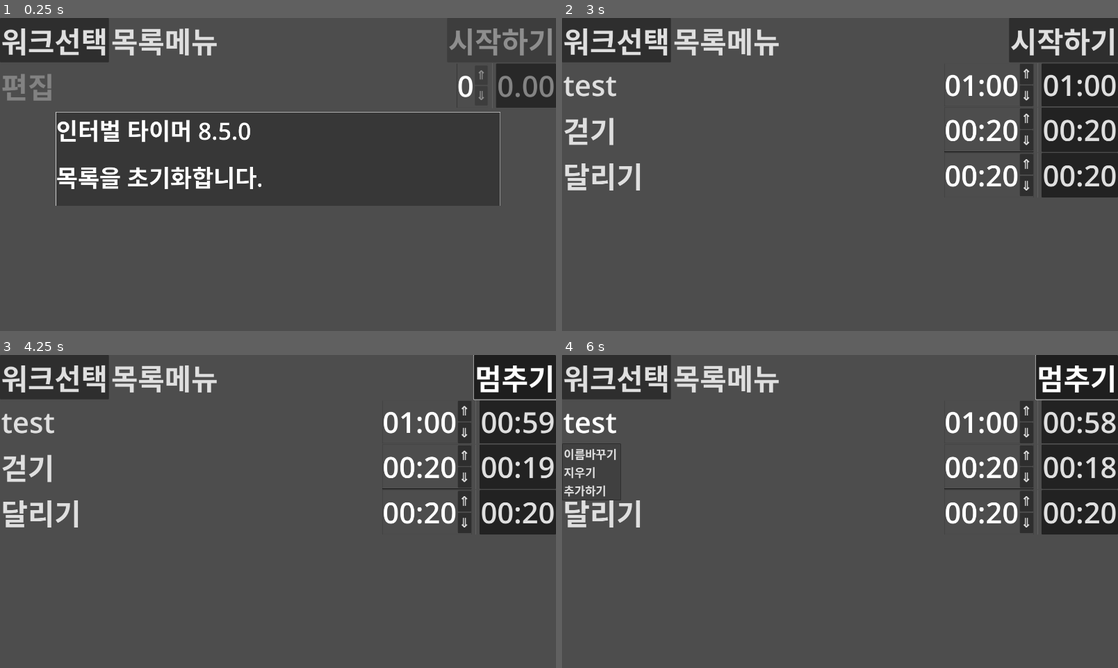
Above: before the commit, frames 1-4 (two rows, left to right).
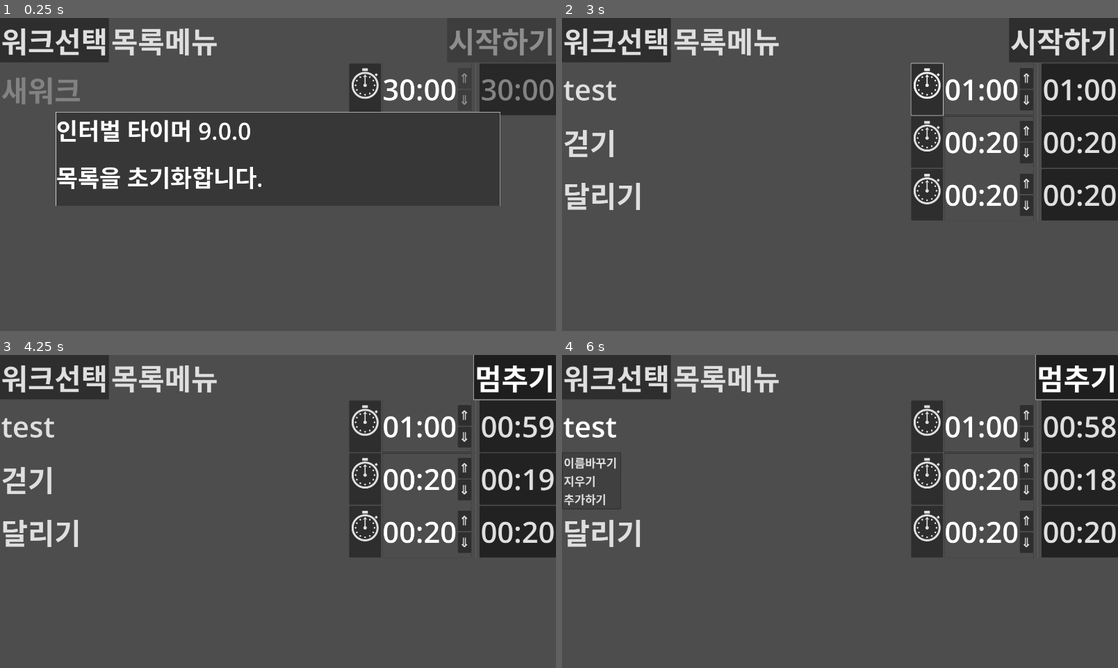
Above: after the commit, the same moments.

Repository: kasworld/maranic
Game: Godot game, scene res://main.tscn
Two runs of this game, one before a commit and one after it. Both use one fixed random seed, a clock stepped at 60 frames per second and the inputs below.
Inputs (mouse positions are in pixels of both pictures, inside the frame that each line leads up to):
- Up to frame 1 (0.25 s): no input
- Up to frame 2 (3 s): click (928, 89) at 0.5 s, where only the run after the commit has a clickable "⏱"; click (928, 89) at 1.25 s, where only the run after the commit has a clickable "⏳"; click "워크선택" at 2 s; click "목록메뉴" at 2.75 s
- Up to frame 3 (4.25 s): click "시작하기" at 3.5 s
- Up to frame 4 (6 s): click "멈추기" at 4.25 s; click "시작하기" at 5 s; click "test" at 5.75 s

The runs differ from the first frame. In frame 1, 2.9% of the frame differs, in the area x 0-100%, y 14-40%; in frame 2, 9.7%; in frame 3, 9.7%; in frame 4, 9.9%, in the area x 0-100%, y 14-65%.
Error in both runs: Invalid access of index '0' on a base object of type: 'PackedStringArray'. (res://main.gd:8)

Commit message:
prepare work by stopwatch

Diff:
--- a/main.gd
+++ b/main.gd
@@ -23,13 +23,14 @@
 func _ready() -> void:
 	var vp_rect = get_viewport_rect()
 	var msgrect = Rect2( vp_rect.size.x * 0.1 ,vp_rect.size.y * 0.3 , vp_rect.size.x * 0.8 , vp_rect.size.y * 0.3 )
-	$TimedMessage.init(msgrect, tr("인터벌 타이머 8.5.0"))
+	$TimedMessage.init(msgrect, tr("인터벌 타이머 9.0.0"))
 	WorkListMenuButton.get_popup().theme = preload("res://menulist_theme.tres")
 	CmdMenuButton.get_popup().theme = preload("res://menulist_theme.tres")
 	WorkListMenuButton.get_popup().index_pressed.connect(work_list_menu_index_pressed)
 	CmdMenuButton.get_popup().index_pressed.connect(cmd_menu_index_pressed)
 	reset_work_list()
 	work_list2work_list_menu()
+	MasterWorkNode.init(0,WorkList.SubWork.new(["새워크", 60*30]))
 	MasterWorkNode.disable_buttons(true)
 	subwork_connect(MasterWorkNode)
 
--- a/subwork_node.gd
+++ b/subwork_node.gd
@@ -15,21 +15,22 @@
 	subwork = sw
 	$NameEdit.text = subwork.name
 	$MenuButton.text = subwork.name
+	$MenuButton.get_popup().theme = preload("res://menulist_theme.tres")
+	$MenuButton.get_popup().index_pressed.connect(_on_menu_index_pressed)
 	$TimeRecorder.init(i, fsize, TickLib.tick2stri)
 	$TimeRecorder.set_initial_sec(subwork.second)
-	$TimeEdit.init(fsize, TickLib.tick2stri)
-	$TimeEdit.set_limits( 0,true,subwork.second,99,false)
-	$MenuButton.get_popup().theme = preload("res://menulist_theme.tres")
-	$MenuButton.get_popup().index_pressed.connect(_on_menu_index_pressed)
 	$TimeRecorder.overrun.connect(_on_timerecorder_overrun)
-	$TimeEdit.value_changed.connect(_on_edit_value_changed)
+	$IntEdit.init(fsize, TickLib.tick2stri)
+	$IntEdit.set_limits( 0,true,subwork.second,99,false)
+	$IntEdit.value_changed.connect(_on_edit_value_changed)
+	$ToggleButton.theme.default_font_size = fsize
 
 func _on_timerecorder_overrun(v:float)->void:
 	time_reached.emit(subwork_index, v)
 	reset_time()
 
 func _on_edit_value_changed() ->void:
-	subwork.second = $TimeEdit.get_value()
+	subwork.second = $IntEdit.get_value()
 	if subwork.second < 0 :
 		subwork.second = 0
 	$TimeRecorder.set_initial_sec(subwork.second)
@@ -39,7 +40,7 @@
 	subwork_index = -1
 	subwork = null
 	$NameEdit.text = ""
-	$TimeEdit.set_init_value(0)
+	$IntEdit.set_init_value(0)
 	$TimeRecorder.set_initial_sec(0)
 
 func reset_time()->void:
@@ -55,7 +56,7 @@
 
 func disable_buttons(b :bool)->void:
 	$MenuButton.disabled = b
-	$TimeEdit.disable_buttons(b)
+	$IntEdit.disable_buttons(b)
 	$TimeRecorder.disable_buttons(b)
 
 func get_label_text()->String:
@@ -90,3 +91,13 @@
 
 func _on_name_edit_focus_entered() -> void:
 	edit_name( true)
+
+func _on_toggle_button_toggled(toggled_on: bool) -> void:
+	if toggled_on:
+		$ToggleButton.text = "⏳"
+		$IntEdit.disable_buttons(false)
+	else:
+		$ToggleButton.text = "⏱"
+		$IntEdit.disable_buttons(true)
+		$TimeRecorder.set_stopwatch()
+		$IntEdit.set_init_value(0)
--- a/subwork_node.tscn
+++ b/subwork_node.tscn
@@ -1,10 +1,12 @@
-[gd_scene load_steps=6 format=3 uid="uid://dvgdal4hlx1ws"]
+[gd_scene load_steps=7 format=3 uid="uid://dvgdal4hlx1ws"]
 
 [ext_resource type="Script" path="res://subwork_node.gd" id="1_mqriv"]
 [ext_resource type="Theme" uid="uid://i63124txlj1h" path="res://label_theme.tres" id="2_dbx7h"]
 [ext_resource type="Theme" uid="uid://ppd28w7sx5wa" path="res://button_theme.tres" id="3_u1yx1"]
 [ext_resource type="PackedScene" uid="uid://dllxbmyyau3u5" path="res://int_edit/int_edit.tscn" id="4_fn27v"]
 [ext_resource type="PackedScene" uid="uid://cnuti22mjwpd8" path="res://time_recorder/time_recorder.tscn" id="5_miup7"]
+
+[sub_resource type="Theme" id="Theme_ygxnd"]
 
 [node name="SubWorkNode" type="HBoxContainer"]
 offset_right = 1920.0
@@ -38,7 +40,13 @@
 layout_mode = 2
 size_flags_horizontal = 3
 
-[node name="TimeEdit" parent="." instance=ExtResource("4_fn27v")]
+[node name="ToggleButton" type="Button" parent="."]
+layout_mode = 2
+theme = SubResource("Theme_ygxnd")
+toggle_mode = true
+text = "⏱"
+
+[node name="IntEdit" parent="." instance=ExtResource("4_fn27v")]
 layout_mode = 2
 
 [node name="VSeparator" type="VSeparator" parent="."]
@@ -51,3 +59,4 @@
 [connection signal="focus_entered" from="NameEdit" to="." method="_on_name_edit_focus_entered"]
 [connection signal="focus_exited" from="NameEdit" to="." method="_on_name_edit_focus_exited"]
 [connection signal="text_submitted" from="NameEdit" to="." method="_on_name_edit_text_submitted"]
+[connection signal="toggled" from="ToggleButton" to="." method="_on_toggle_button_toggled"]
--- a/time_row/time_row.gd
+++ b/time_row/time_row.gd
@@ -18,7 +18,7 @@
 	$IntEdit.init(fsize, TickLib.tick2stri)
 	$IntEdit.set_limits( 0,true,0,99,false)
 	$TimeRecorder.started.connect(_on_tr_started)
-	$ToggleButton.theme.default_font_size = fsize/2
+	$ToggleButton.theme.default_font_size = fsize
 	$IntEdit.value_changed.connect(_on_edit_value_changed)
 	$IntEdit.disable_buttons(true)
 
